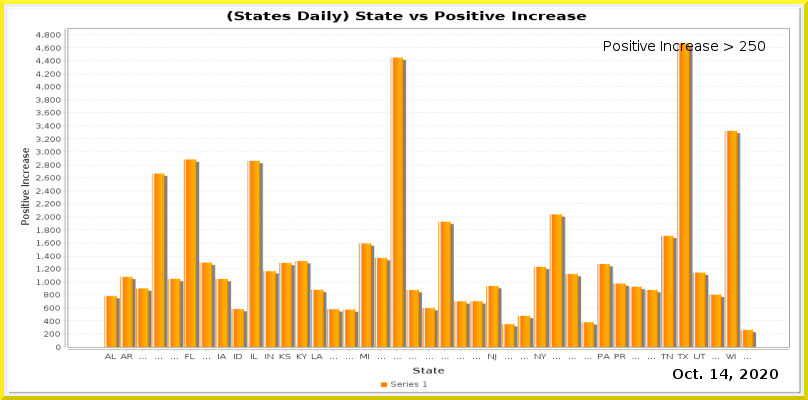
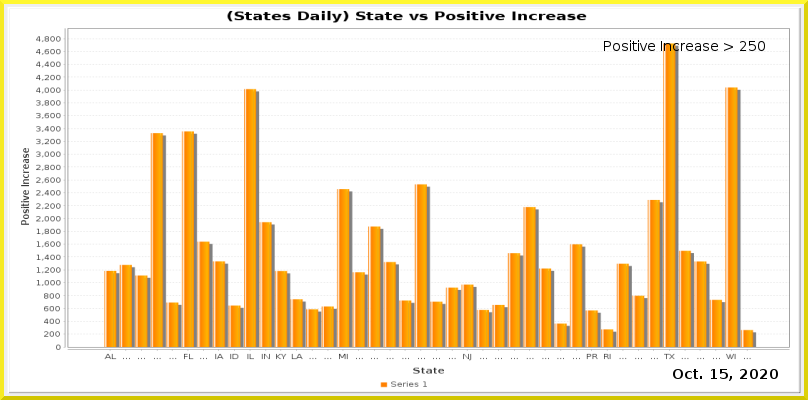
The second 808 × 400 image is a revision of the first. Changes to its layers:
painted on "Current Date" over [720, 369, 728, 379]
painted on "Date_vs_TestIncrease.png" over [36, 32, 790, 361]
